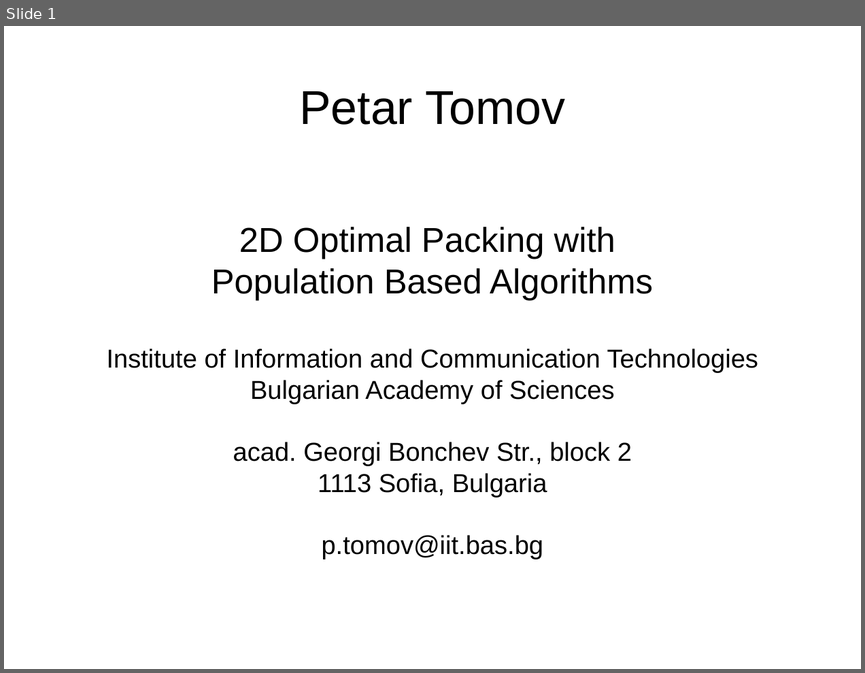
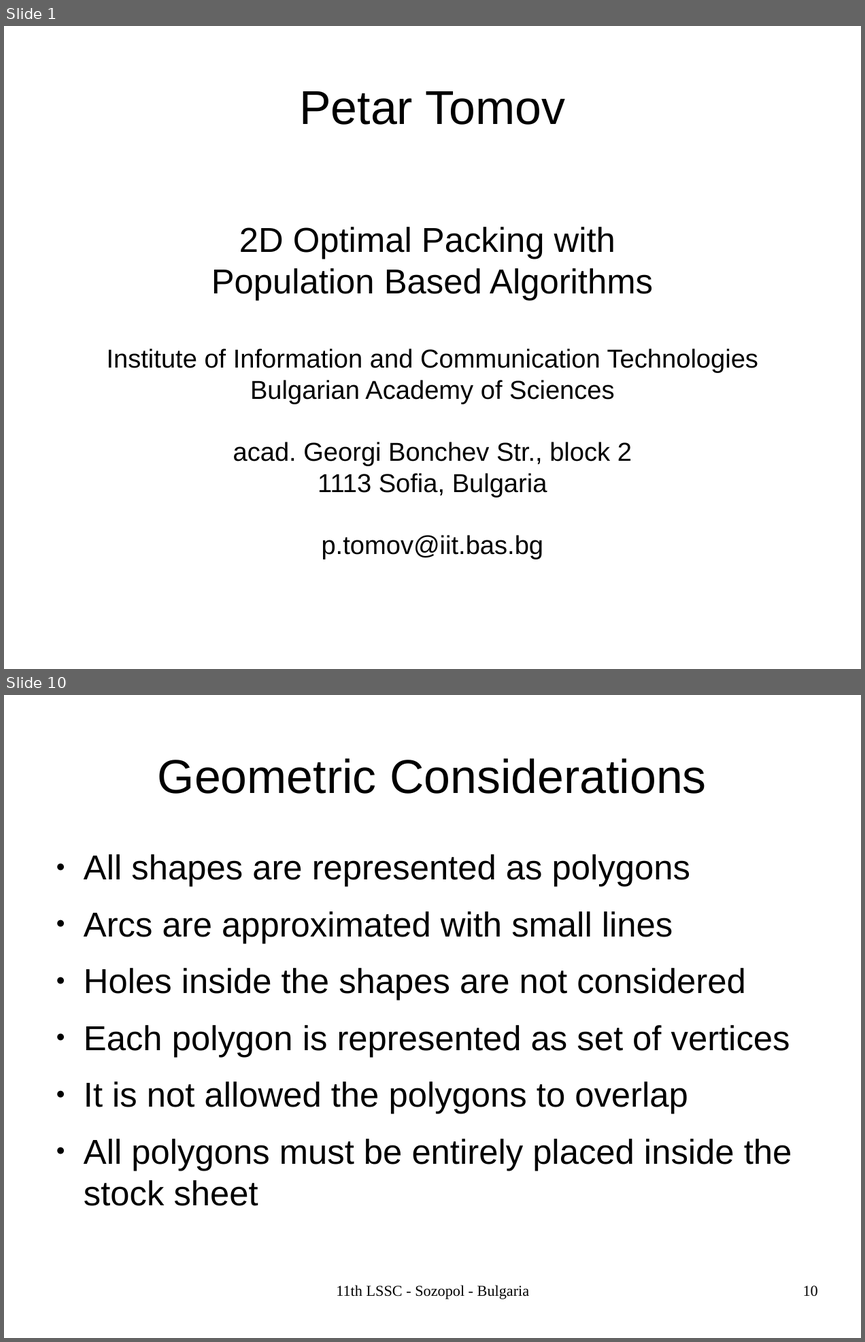
Before and after one commit to TodorBalabanov/Large-Scale-Scientific-Computations-2017, a slide deck: 2dOptimalCuttingWithPopulationBasedAlgorithms.odp. Shown one above the other, each under a label of ours: slide 1 before the commit, slides 1 and 10 after it; the slides between them are not shown. The pictures are 865x673 and 865x1342 pixels, drawn with LibreOffice and Linux fonts; fonts in the diff are those of the drawing; background and template pictures are left out. Boxes give left, top, right and bottom in pixels: in the first picture for what was removed or moved away, otherwise in the second. Text is boxed around its words. In the diff, an @@ line names an element or a change of style, - is before the commit and + after.

```diff
--- a/2dOptimalCuttingWithPopulationBasedAlgorithms.odp
+++ b/2dOptimalCuttingWithPopulationBasedAlgorithms.odp
@@ slide 10 added at (4, 695, 861, 1338), background picture (left out) @@
@@ title added at (158, 758, 706, 794), 44 pt, text #000000 @@
+Geometric Considerations
@@ text added at (84, 854, 792, 1206), 32 pt, text #000000 @@
+● All shapes are represented as polygons
+● Arcs are approximated with small lines
+● Holes inside the shapes are not considered
+● Each polygon is represented as set of vertices
+● It is not allowed the polygons to overlap
+● All polygons must be entirely placed inside the stock sheet
@@ text added at (336, 1285, 530, 1299), 14 pt, text #000000 @@
+11th LSSC - Sozopol - Bulgaria
@@ page number added at (803, 1285, 818, 1296), 14 pt, text #000000 @@
+10
```
Also in this commit, not shown: 2 other slides changed, 17 other slides added, 1 other file.
